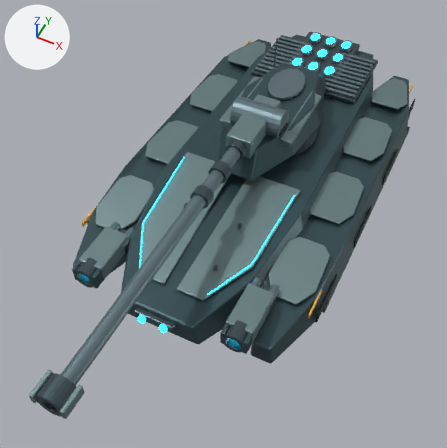
The glTF model assets/hover-tank/mork_hover_tank_d0.glb as it was, and as the next commit left it.
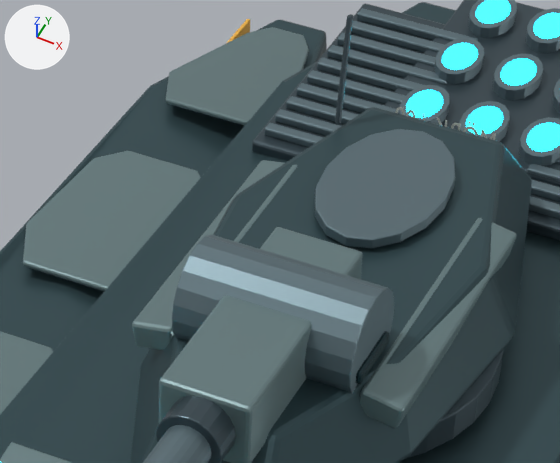
Each version appears first whole from a camera (50 mm lens) standing at (4.29, -11.22, 11.44) and looking at (0.07, -2.76, 0.88), and next in a close-up on the part from 41% to 75% of the width and 8% to 35% of the height. Every picture has the same lights, and +X, +Y and +Z are marked at upper left. The older version's two pictures come first. Where no turn or scale is listed for an object, it has been applied to the vertices.

The first close-up shows 'Armored cannon breech', 'Armored hover nacelle', 'Barrel stiffener', 'Commander flush hatch', 'Engine cooling louver', 'Engine heat exchanger', 'Gun trunnion', 'Lean turret wedge', 'Low armored main hull', 'Tapered nacelle shield', 'Turret azimuth bearing', 'Turret cheek armor' and 20 more.
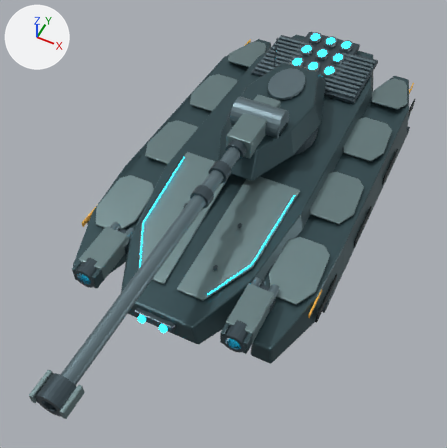
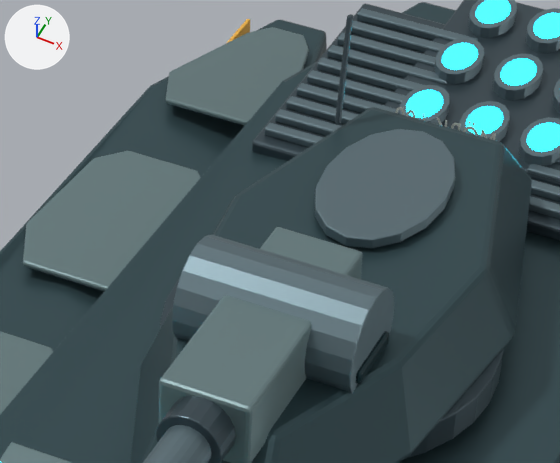
What the commit changed:
Object 'Turret cheek armor' (ob_turret_cheek_armor) is deleted.

Location of each change, (x1, y1, x2, y2) in pixels of the close-ups (560 x 463 px):
'Turret cheek armor', deleted: before (132, 160, 517, 428)
